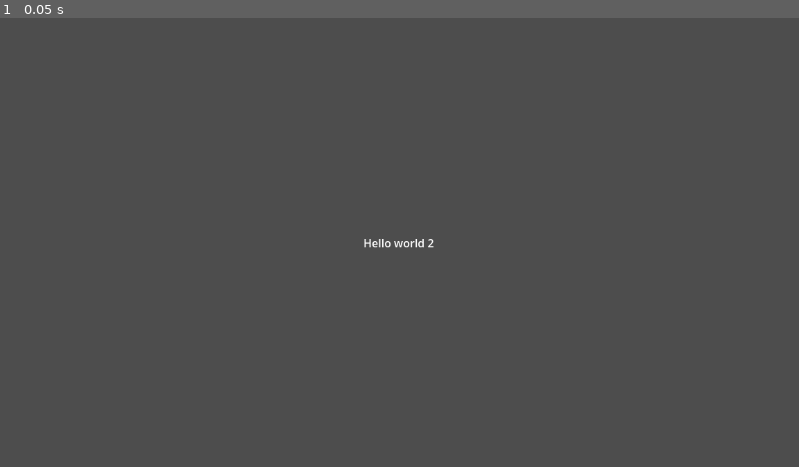
Above: before the commit, frame 1.
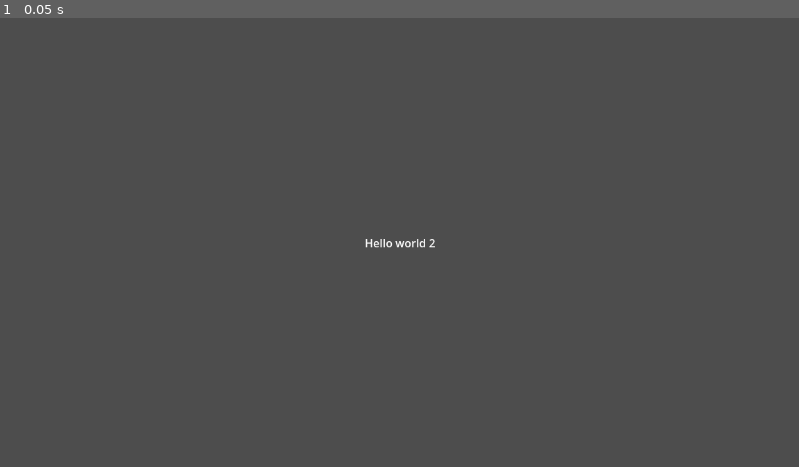
Above: after the commit, the same moment.

Repository: PvtOttobot/gmtk-jam-2025
Game: Godot game, scene res://src/main_ui.tscn
Two runs of this game, one before a commit and one after it. Both use one fixed random seed, a clock stepped at 60 frames per second and the inputs below.
Inputs:
- Up to frame 1 (0.05 s): no input

The runs differ from the first frame. In frame 1, 0.1% of the frame differs, in the area x 45-55%, y 49-52%.

Commit message:
Update main_ui.tscn

Diff:
--- a/project/gmtk-jam-2025/src/main_ui.tscn
+++ b/project/gmtk-jam-2025/src/main_ui.tscn
@@ -22,6 +22,3 @@
 grow_horizontal = 2
 grow_vertical = 2
 text = "Hello world 2"
-
-[node name="Camera2D" type="Camera2D" parent="."]
-position = Vector2(578, 324)
